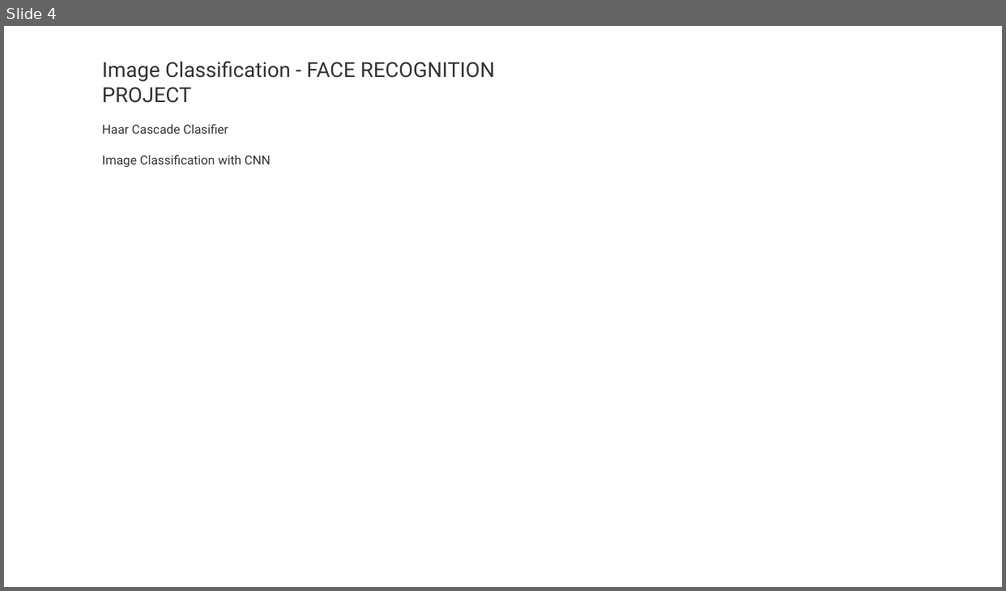
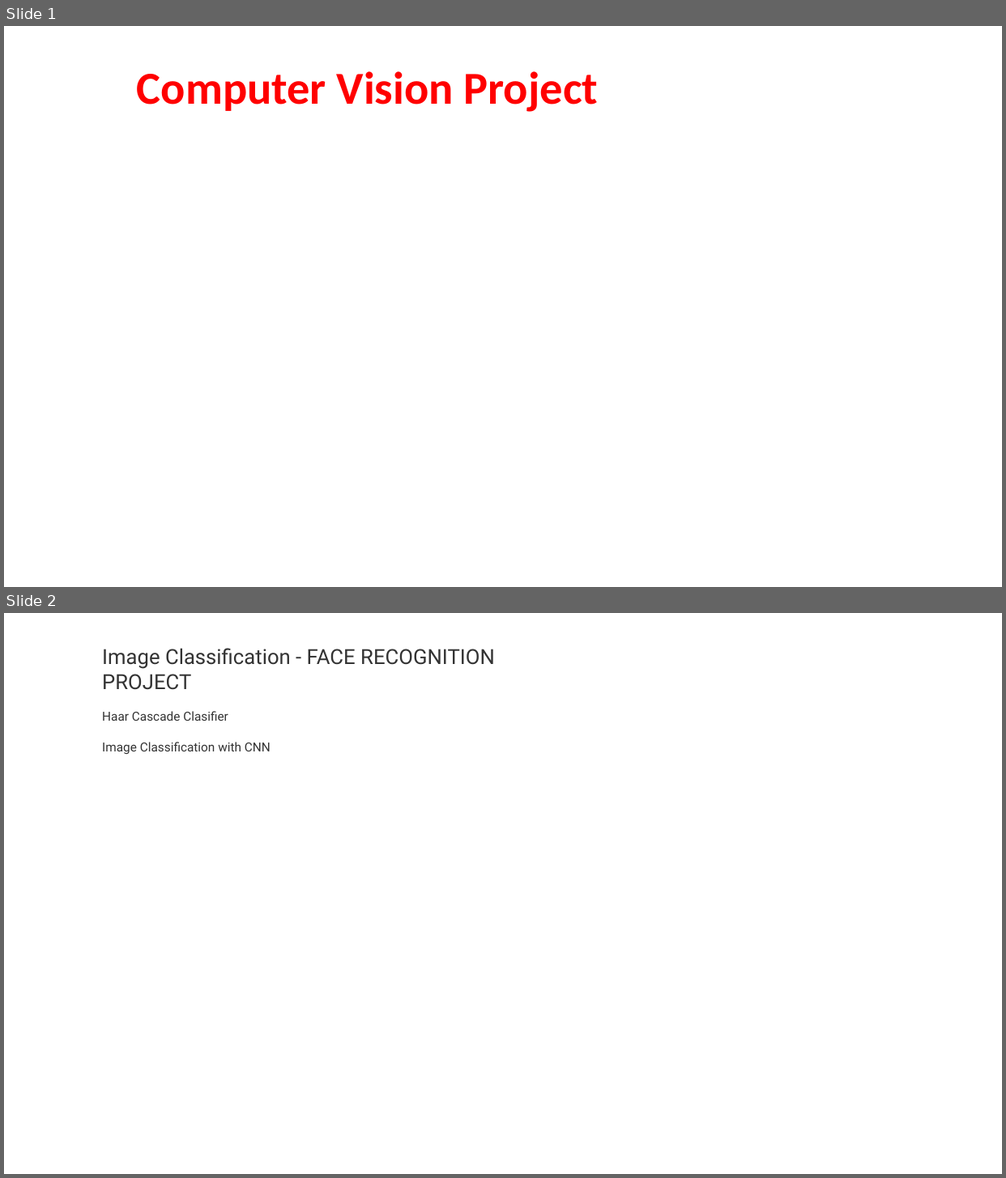
Before and after one commit to shahil04/ds_materials, a slide deck: 9.Deep_learning/class_9_CV_Topics_project.pptx. Shown one above the other, each under a label of ours: slide 4 before the commit, slides 1 and 2 after it. The pictures are 1006x591 and 1006x1178 pixels, drawn with LibreOffice and Linux fonts; fonts in the diff are those of the drawing. Boxes give left, top, right and bottom in pixels: in the first picture for what was removed or moved away, otherwise in the second. Text is boxed around its words. In the diff, an @@ line names an element or a change of style, - is before the commit and + after.

Commit message:
cv projects
Former-commit-id: 3c106fee668f7ffb3832ca16e3ae521b7c3bd68b

```diff
--- a/9.Deep_learning/class_9_CV_Topics_project.pptx
+++ b/9.Deep_learning/class_9_CV_Topics_project.pptx
@@ slide 1 added at bbox=[4, 26, 1002, 587], background #FFFFFF @@
@@ text added at bbox=[137, 71, 598, 112], 44 pt, text #FF0000, bold @@
+Computer Vision Project
@@ what was slide 4 is now slide 2 @@
```
Also in this commit, not shown: 3 slides changed, 11 other slides added, 1 slide removed, 16 other files.
